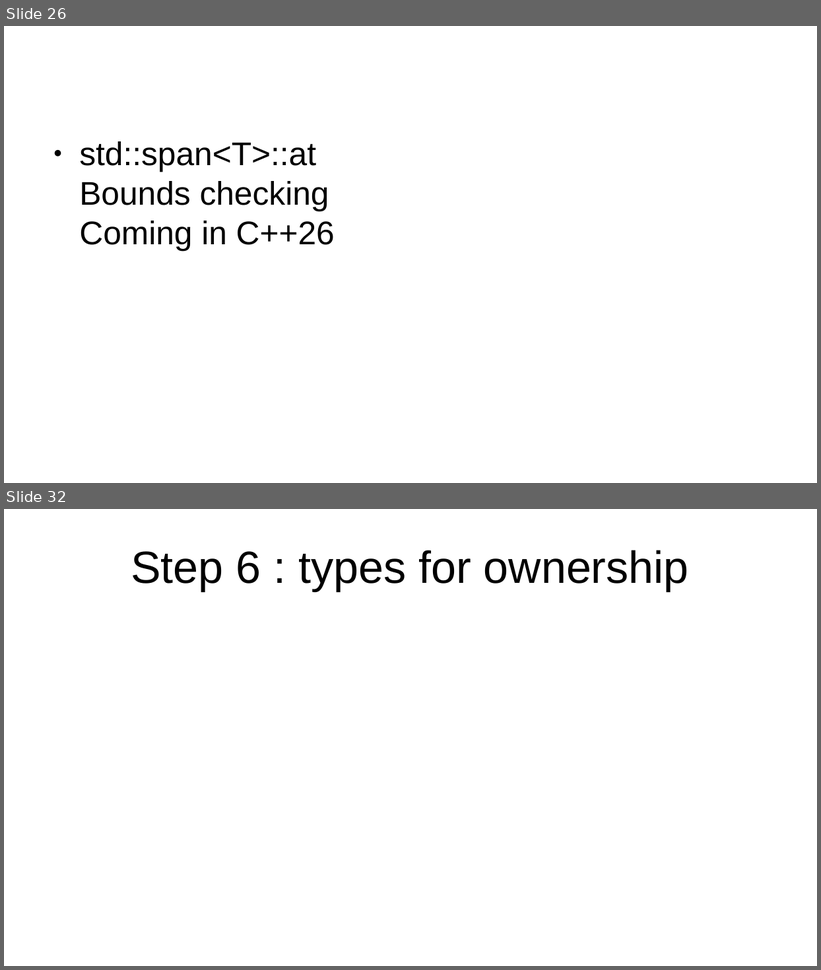
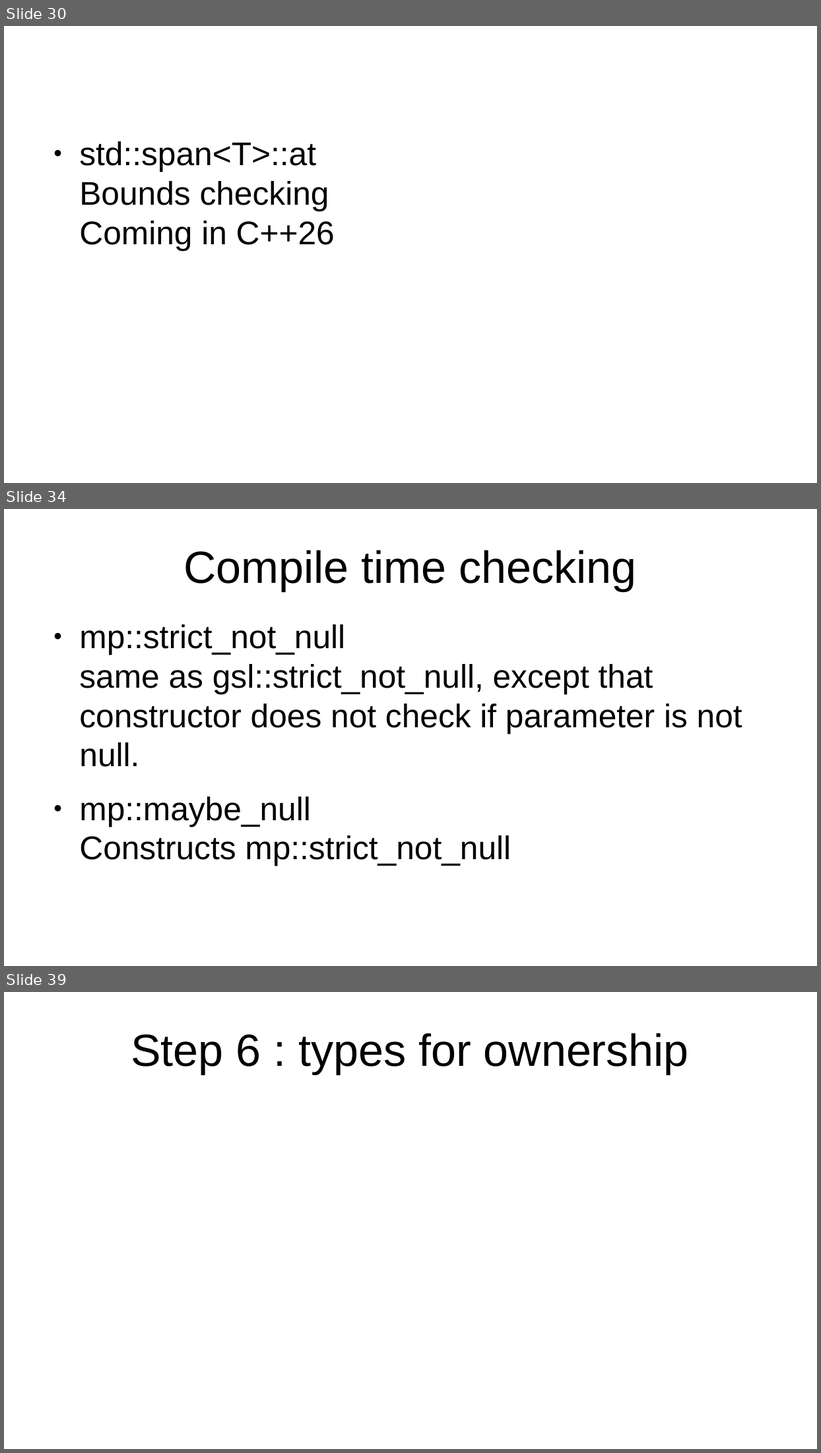
Before and after one commit to marcpawl/nullptr, a slide deck: slideshow.odp. Shown one above the other, each under a label of ours: slides 26 and 32 before the commit, slides 30, 34 and 39 after it; the slides between them are not shown. The pictures are 821x970 and 821x1453 pixels, drawn with LibreOffice and Linux fonts; fonts in the diff are those of the drawing. Boxes give left, top, right and bottom in pixels: in the first picture for what was removed or moved away, otherwise in the second. Text is boxed around its words. In the diff, an @@ line names an element or a change of style, - is before the commit and + after.

```diff
--- a/slideshow.odp
+++ b/slideshow.odp
@@ slide 34 added at <box>4,509,817,966</box>, background #FFFFFF @@
@@ title added at <box>184,550,636,591</box>, 44 pt, text #000000 @@
+Compile time checking
@@ text added at <box>79,625,743,866</box>, 32 pt, text #000000 @@
+● mp::strict_not_null
+  same as gsl::strict_not_null, except that constructor does not check if parameter is not null.
+● mp::maybe_null
+  Constructs mp::strict_not_null
@@ what was slide 26 is now slide 30 @@
@@ what was slide 32 is now slide 39 @@
```
Also in this commit, not shown: 20 slides changed, 6 other slides added, 1 other file.
